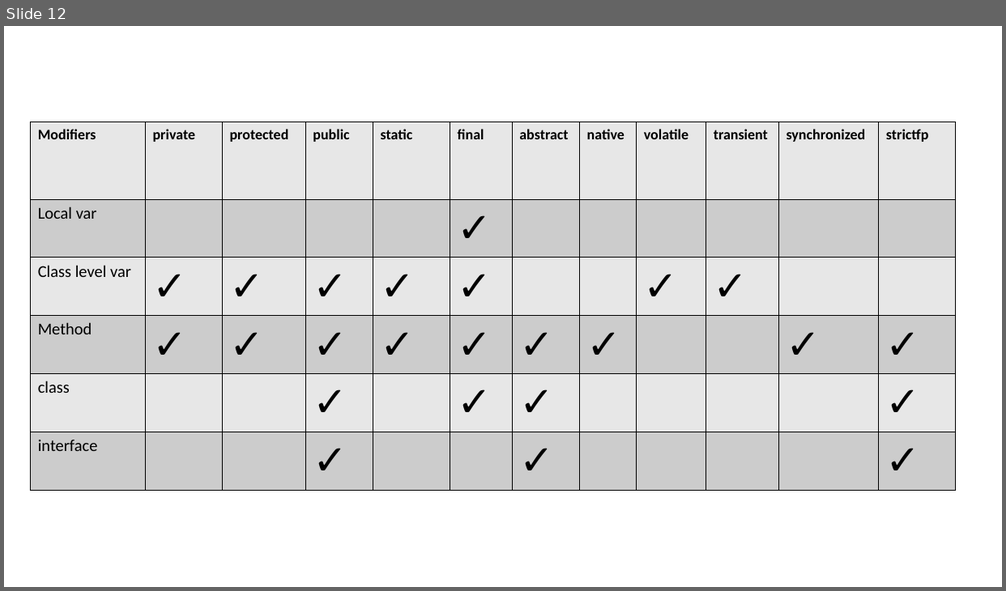
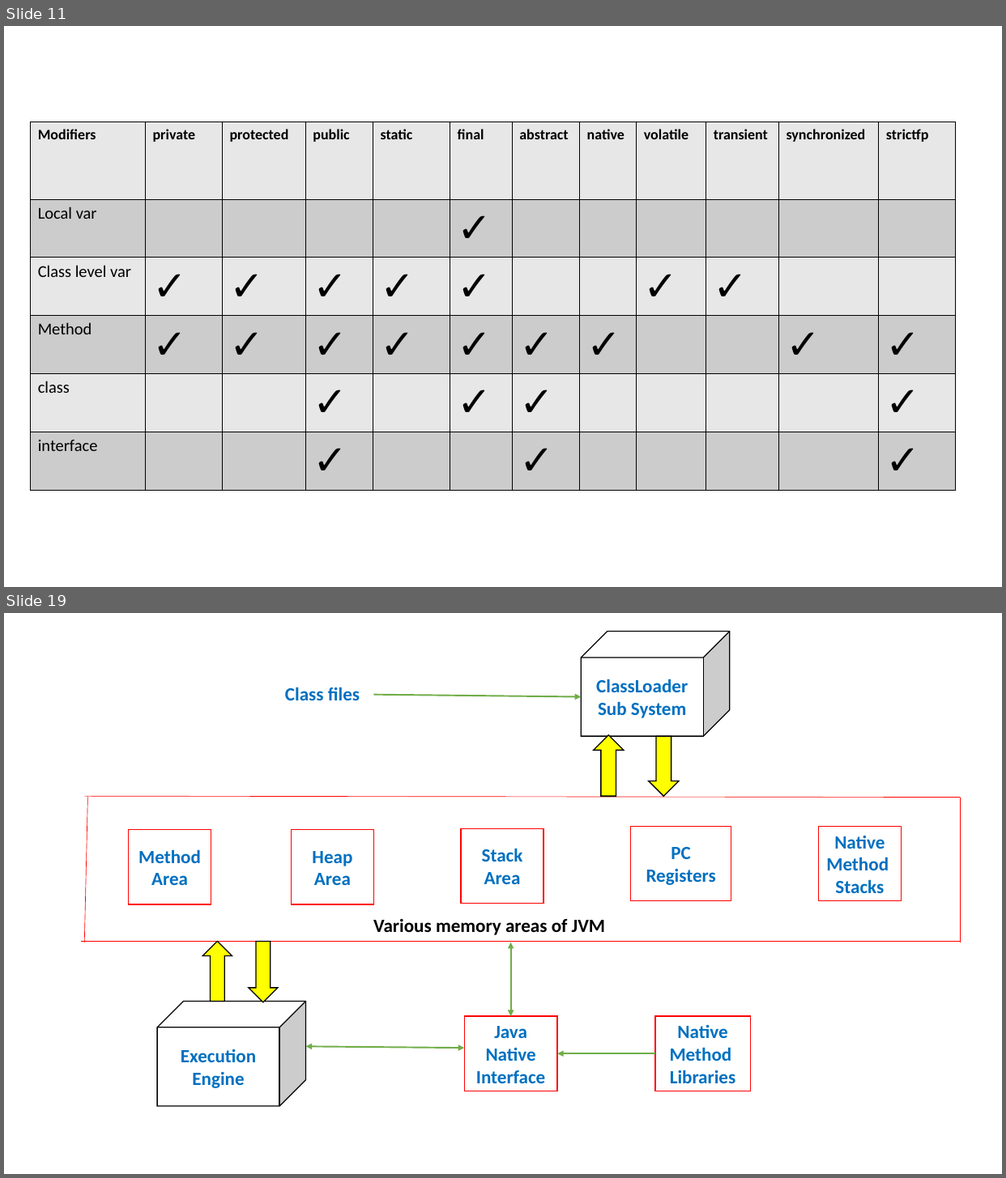
Before and after one commit to indrajeetydv/FSWDT, a slide deck: CoreJavaNotes.pptx. Shown one above the other, each under a label of ours: slide 12 before the commit, slides 11 and 19 after it; the slides between them are not shown. The pictures are 1006x591 and 1006x1178 pixels, drawn with LibreOffice and Linux fonts; fonts in the diff are those of the drawing. Boxes give left, top, right and bottom in pixels: in the first picture for what was removed or moved away, otherwise in the second. Text is boxed around its words. In the diff, an @@ line names an element or a change of style, - is before the commit and + after.

```diff
--- a/CoreJavaNotes.pptx
+++ b/CoreJavaNotes.pptx
@@ slide 19 added at (4,613,1002,1174), background #FFFFFF @@
@@ cube added at (582,631,731,736), fill #FFFFFF, outline #000000 1 pt, 18 pt, text #0070C0, bold @@
+ClassLoader Sub System
@@ text added at (285,687,360,700), 18 pt, text #0070C0, bold @@
+Class files
@@ arrow added from (374, 695) to (582, 697), #70AD47 1.5 pt @@
@@ up arrow added at (593,735,623,796), fill #FFFF00, outline #000000 1 pt @@
@@ down arrow added at (649,736,679,796), fill #FFFF00, outline #000000 1 pt @@
@@ line added from (84, 796) to (961, 797), #FF0000 0.5 pt @@
@@ line added from (88, 796) to (84, 943), #FF0000 0.5 pt @@
@@ line added from (961, 797) to (961, 943), #FF0000 0.5 pt @@
@@ rectangle added at (128,830,211,905), fill #FFFFFF, outline #FF0000 1 pt, 18 pt, text #0070C0, bold @@
+Method Area
@@ rectangle added at (292,830,374,905), fill #FFFFFF, outline #FF0000 1 pt, 18 pt, text #0070C0, bold @@
+Heap
+Area
@@ rectangle added at (461,828,543,904), fill #FFFFFF, outline #FF0000 1 pt, 18 pt, text #0070C0, bold @@
+Stack
+Area
@@ rectangle added at (631,826,731,901), fill #FFFFFF, outline #FF0000 1 pt, 18 pt, text #0070C0, bold @@
+PC
+Registers
@@ rectangle added at (819,826,901,901), fill #FFFFFF, outline #FF0000 1 pt, 18 pt, text #0070C0, bold @@
+Native Method
+Stacks
@@ text added at (373,919,605,935), 18 pt, text #000000, bold @@
+Various memory areas of JVM
@@ line added from (81, 942) to (961, 942), #FF0000 0.5 pt @@
@@ up arrow added at (203,942,232,1002), fill #FFFF00, outline #000000 1 pt @@
@@ down arrow added at (249,942,278,1003), fill #FFFF00, outline #000000 1 pt @@
@@ double arrow added from (511, 943) to (511, 1016), #70AD47 1.5 pt @@
@@ cube added at (157,1002,306,1106), fill #FFFFFF, outline #000000 1 pt, 18 pt, text #0070C0, bold @@
+Execution Engine
@@ rectangle added at (464,1016,557,1092), fill #FFFFFF, outline #FF0000 1 pt, 18 pt, text #0070C0, bold @@
+Java Native Interface
@@ rectangle added at (655,1016,750,1092), fill #FFFFFF, outline #FF0000 1 pt, 18 pt, text #0070C0, bold @@
+Native Method
+Libraries
@@ double arrow added from (305, 1046) to (464, 1048), #70AD47 1.5 pt @@
@@ arrow added from (655, 1054) to (557, 1054), #70AD47 1.5 pt @@
@@ what was slide 12 is now slide 11 @@
```
Also in this commit, not shown: 1 slide changed, 6 other slides added.
